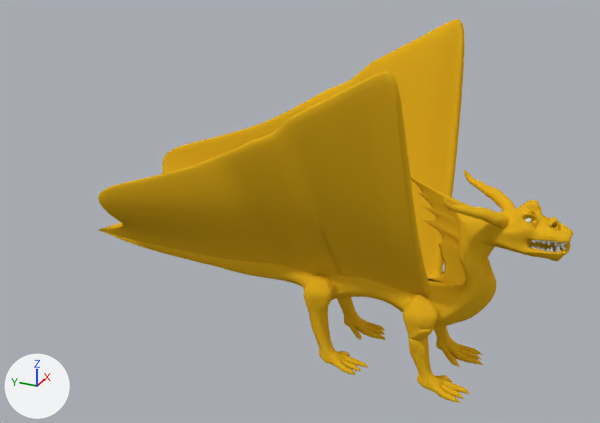
The Blender file dragon/dragon-scaled.blend, before and after one commit.
Before and after are seen from a 50 mm camera at (-17.29, -9.44, 14.03) aimed at (1.78, -0.85, 4.49). Arrows for +X, +Y and +Z are at lower left; the lights stay in place.

The first picture shows 'Dragon'.
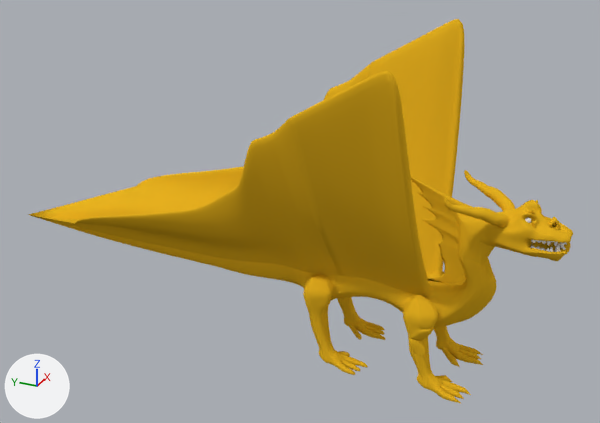
Pixel boxes (x1, y1, x2, y2) of what changed, in the pictures (600 x 423 px):
```json
{"object": "Dragon", "change": "reshaped", "before": [98, 19, 573, 404], "after": [29, 19, 573, 404], "on screen": "14% wider"}
{"part": 1, "of": "me_cube", "change": "built on", "before": [98, 92, 323, 260], "after": [29, 151, 292, 259]}
```

The change, as JSON lines over the scene's bpy script:
```json
{"block": "me_cube", "where": "# used by ob_dragon; location = (1.54, -3.69, -1.41)"}
{"op": "remove", "block": "me_cube", "code": "me_cube.from_pydata(...)  # 1758 vertices, 1699 faces, 2 loose edges; spans x 0.0..3.07, y -4.37..9.67, z 2.03..11.03"}
{"op": "add", "block": "me_cube", "code": "me_cube.from_pydata(...)  # 1758 vertices, 1701 faces, 2 loose edges; spans x 0.0..3.07, y -4.37..12.45, z 2.03..11.03"}
{"block": "me_cube", "change": "me_cube part 1"}
{"block": "me_cube", "change": "2 faces are deleted"}
{"block": "me_cube", "change": "14 vertices in x 0.0..0.31, y 7.9, z 3.96..4.24 move by (0.0, 1.08, 0.0)"}
{"block": "me_cube", "change": "5 vertices in x 0.33..0.56, y 7.91..7.96, z 4.23..4.81 move by (0.0, 1.07, 0.0)"}
{"block": "me_cube", "change": "3 vertices in x 1.53..1.55, y 7.98, z 5.54 move by (0.0, 1.23, -0.47)"}
{"block": "me_cube", "change": "3 vertices in x 2.11..2.35, y 3.57, z 8.4 move by (0.0, -0.25, -0.94)"}
{"block": "me_cube", "change": "3 vertices in x 1.66..1.86, y 4.08, z 8.09 move by (0.0, -0.18, -0.94)"}
{"block": "me_cube", "change": "3 vertices in x 1.66..1.86, y 4.89, z 7.65 move by (0.0, -0.13, -1.2)"}
{"block": "me_cube", "change": "20 vertices move from x 0.0..1.82, y 3.18..9.67, z 4.09..7.31 to x 0.0..1.82, y 3.18..12.45, z 4.09..6.23"}
{"block": "me_cube", "change": "4 new faces join them, smooth"}
```
